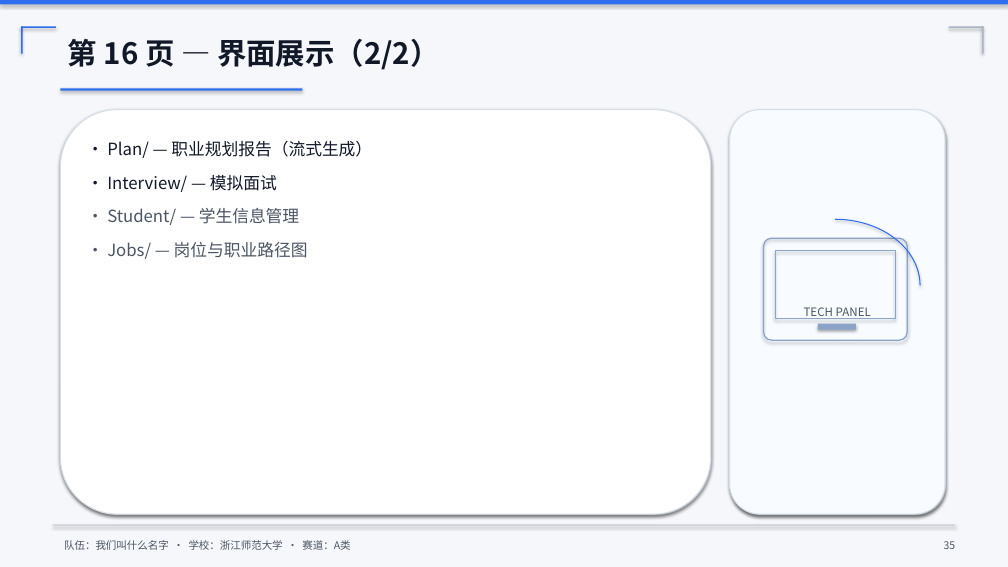
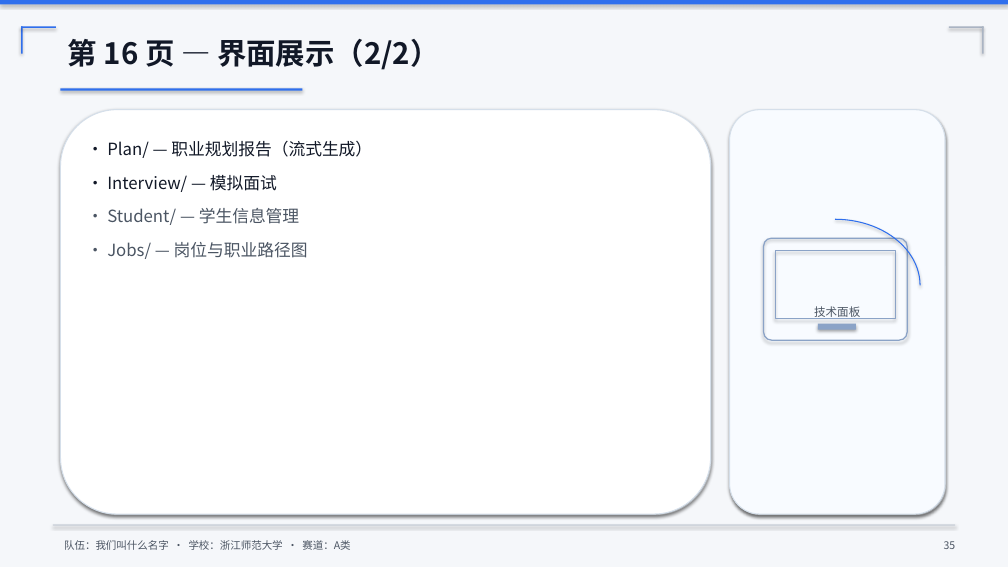
Before and after one commit to ltx-202432110105/quote, a slide deck: slide 36 of slides/competition.pptx. Drawn at 1008x567 pixels with LibreOffice and Linux fonts; fonts in the diff are those of the drawing. Boxes give left, top, right and bottom in pixels: in the first picture for what was removed or moved away, otherwise in the second. Text is boxed around its words. In the diff, an @@ line names an element or a change of style, - is before the commit and + after.

```diff
--- a/slides/competition.pptx
+++ b/slides/competition.pptx
@@ text in rounded rectangle at (x1=814, y1=306, x2=860, y2=319): text changed @@
-TECH PANEL
+技术面板
```
Also in this commit, not shown: 5 other slides changed, 1 other file.
